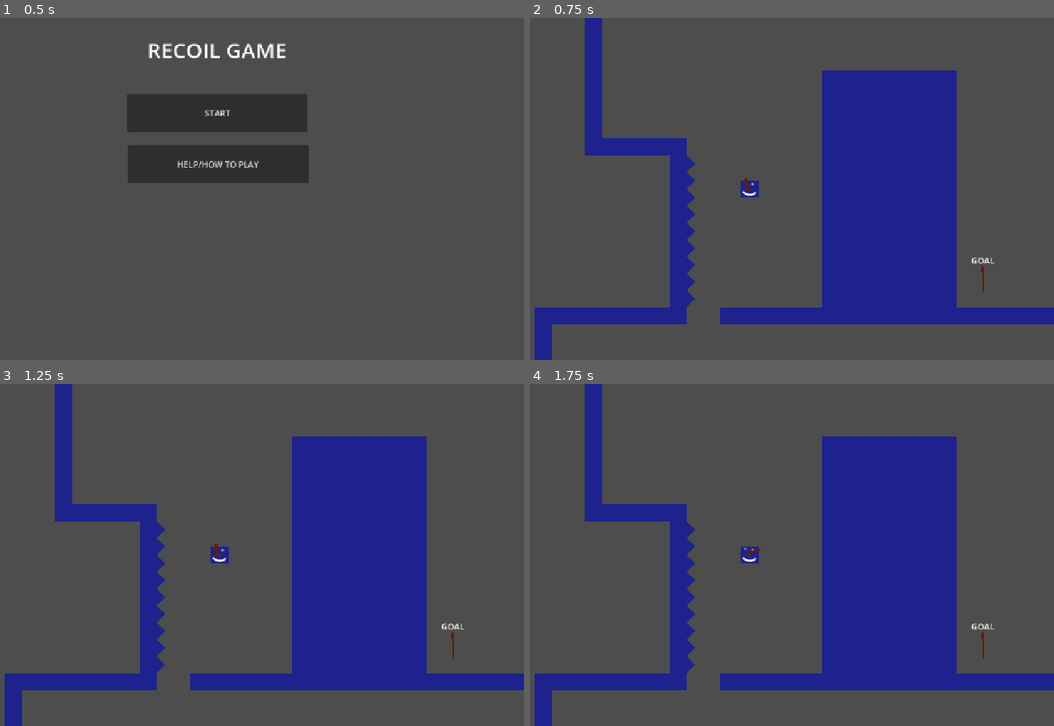
Above: before the commit, frames 1-4 (two rows, left to right).
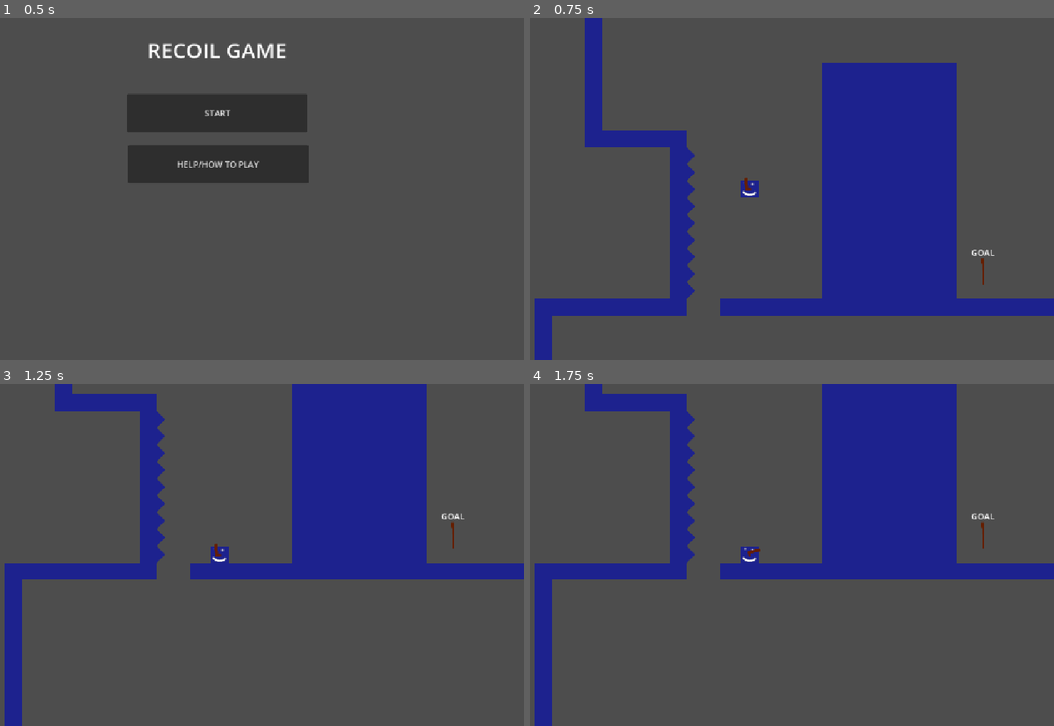
Above: after the commit, the same moments.

Repository: ejoit/Shooter-Game
Game: Godot game, scene res://Scenes/tile_screen.tscn
The game is run twice, just before and just after one commit, with the same random seed, the same clock (stepped at 60 frames per second) and the same inputs.
Inputs (mouse positions are in pixels of both pictures, inside the frame that each line leads up to):
- Up to frame 1 (0.5 s): no input
- Up to frame 2 (0.75 s): click "START" at 0.5 s
- Up to frame 3 (1.25 s): no input
- Up to frame 4 (1.75 s): tap Enter (ui_accept) at 1.25, 1.52 s; move the mouse to (881, 537) at 1.27 s; hold Right (ui_right) from 1.28 s (still down); click (881, 537) at 1.35 s

Frame 1 is identical in both runs. In frame 2, 5.7% of the frame differs, in the area x 0-100%, y 13-90%; in frame 3, 24%, in the area x 0-100%, y 0-90%; in frame 4, 24%.

Commit message:
Revert "H"
This reverts commit 35fffda9f32f793544105bd49570025b2b4d87a8.

Diff:
--- a/Player/Scripts/Player States/fall.gd
+++ /dev/null
@@ -1,19 +0,0 @@
-extends State
-@export
-var ground_state: State
-
-
-
-# Called when the node enters the scene tree for the first time.
-func enter() -> void:
-	print("fall")
-
-func exit()-> void:
-	pass
-
-func process_physics(delta: float) -> State:
-	parent.velocity.y += GRAVITY * delta
-
-
-
-	return null
--- a/Player/Scripts/Player States/ground.gd
+++ b/Player/Scripts/Player States/idle.gd
@@ -1,8 +1,6 @@
 extends State
 @export
 var jump_state: State
-@export
-var fall_state: State
 
 # Called when the node enters the scene tree for the first time.
 
@@ -21,19 +19,17 @@
 func process_input(event:InputEvent) -> State:
 	#return "inset stat name from that exort
 	#if Input.aation preess bleh bleh do retun state nmae
-	if not parent.is_on_floor():
-		return fall_state
+
 		# change to air/ fall state
 	return null
 
 
 func process_physics(delta: float) -> State:
 	parent.velocity.y += GRAVITY * delta
-	var direction := Input.get_axis("ui_left", "ui_right")
-	parent.velocity.x = direction * speed
 	parent.move_and_slide()
 
-
+	if parent.is_on_floor():
+		return jump_state
 
 	return null
 
--- a/Player/Scripts/state_machine.gd
+++ b/Player/Scripts/state_machine.gd
@@ -8,7 +8,7 @@
 func init(parent:Player)  -> void:
 	for child in get_children():
 		child.parent = parent
-
+#this si not the problem make sure child nodes have script attached
 
 	change_state(starting_state)
 
--- a/Scenes/player.tscn
+++ b/Scenes/player.tscn
@@ -6,9 +6,8 @@
 [ext_resource type="Script" uid="uid://co6ub37ujgp7h" path="res://Scripts/camera_2d.gd" id="3_vgqql"]
 [ext_resource type="AudioStream" uid="uid://u8e06n0l7dgt" path="res://beta Throwaway stuuf/Shoot6.wav" id="5_fkybt"]
 [ext_resource type="Script" uid="uid://dwgdvtddx81b3" path="res://Player/Scripts/state_machine.gd" id="6_3smsa"]
-[ext_resource type="Script" uid="uid://bcbi2g4y4c02m" path="res://Player/Scripts/Player States/ground.gd" id="7_3smsa"]
+[ext_resource type="Script" uid="uid://bcbi2g4y4c02m" path="res://Player/Scripts/Player States/idle.gd" id="7_3smsa"]
 [ext_resource type="Script" uid="uid://cofxvhnt8whcu" path="res://Player/Scripts/Player States/jump.gd" id="7_8erm5"]
-[ext_resource type="Script" uid="uid://j1hhls32g0bh" path="res://Player/Scripts/Player States/fall.gd" id="9_f1ek2"]
 
 [sub_resource type="RectangleShape2D" id="RectangleShape2D_vgqql"]
 size = Vector2(30, 30)
@@ -90,18 +89,13 @@
 
 [node name="StateMachine" type="Node" parent="." unique_id=225548279 node_paths=PackedStringArray("starting_state")]
 script = ExtResource("6_3smsa")
-starting_state = NodePath("fall")
+starting_state = NodePath("idle")
 metadata/_custom_type_script = "uid://dwgdvtddx81b3"
 
 [node name="jump" type="Node" parent="StateMachine" unique_id=1026661141]
 script = ExtResource("7_8erm5")
 speed = 700
 
-[node name="ground" type="Node" parent="StateMachine" unique_id=636971558 node_paths=PackedStringArray("jump_state", "fall_state")]
+[node name="idle" type="Node" parent="StateMachine" unique_id=636971558 node_paths=PackedStringArray("jump_state")]
 script = ExtResource("7_3smsa")
 jump_state = NodePath("../jump")
-fall_state = NodePath("../fall")
-
-[node name="fall" type="Node" parent="StateMachine" unique_id=988665722 node_paths=PackedStringArray("ground_state")]
-script = ExtResource("9_f1ek2")
-ground_state = NodePath("../ground")
Not shown, removed: Player/Scripts/Player States/fall.gd.uid
Renamed: Player/Scripts/Player States/ground.gd.uid -> Player/Scripts/Player States/idle.gd.uid
